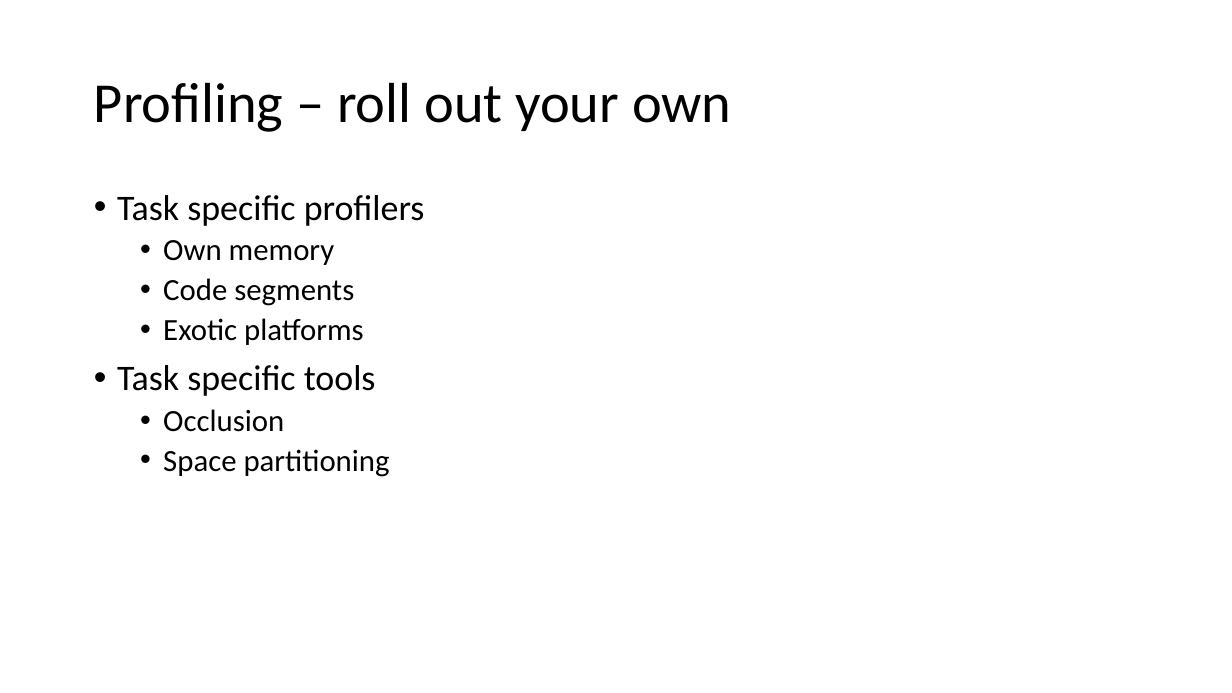
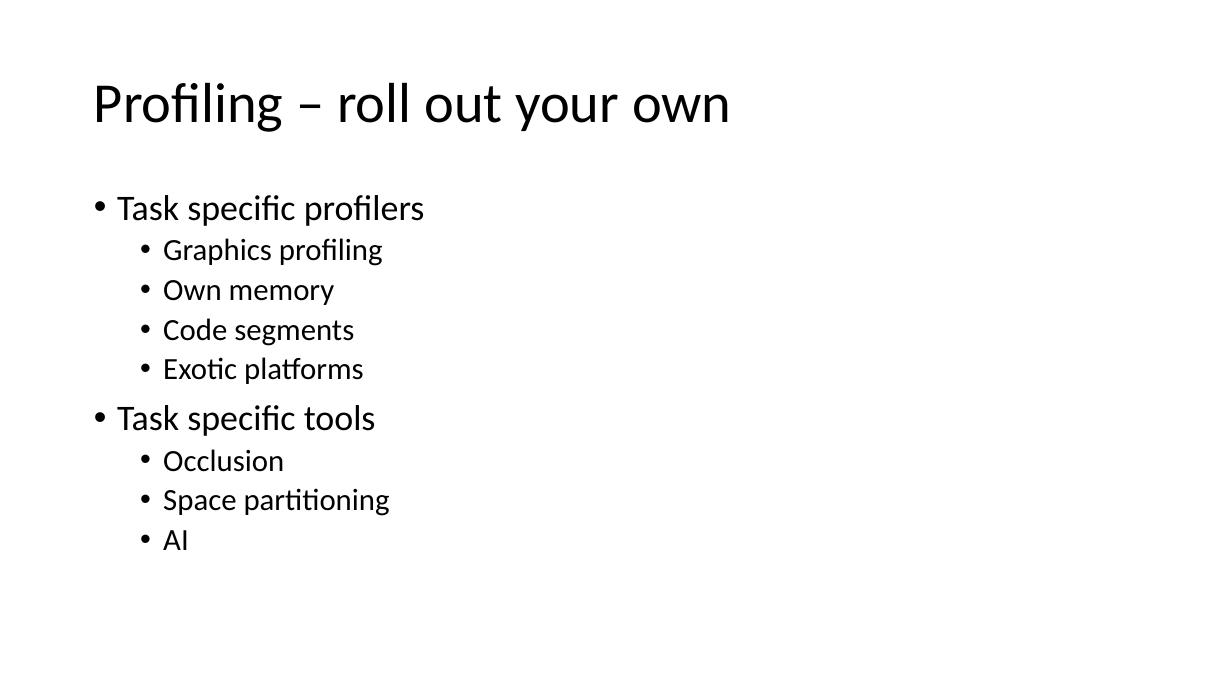
Before and after one commit to enci/Osmium, a slide deck: slide 6 of Examples/Presentations/Debugging and profiling tools.pptx. Drawn at 1232x693 pixels with LibreOffice and Linux fonts; fonts in the diff are those of the drawing. Boxes give left, top, right and bottom in pixels: in the first picture for what was removed or moved away, otherwise in the second. Text is boxed around its words. In the diff, an @@ line names an element or a change of style, - is before the commit and + after.

```diff
--- a/Examples/Presentations/Debugging and profiling tools.pptx
+++ b/Examples/Presentations/Debugging and profiling tools.pptx
@@ text at [163, 238, 383, 266]: paragraph added @@
+  • Graphics profiling
@@ text at [163, 530, 189, 550]: paragraph added @@
+  • AI
```
Also in this commit, not shown: 2 other slides changed, 2 slides added.
